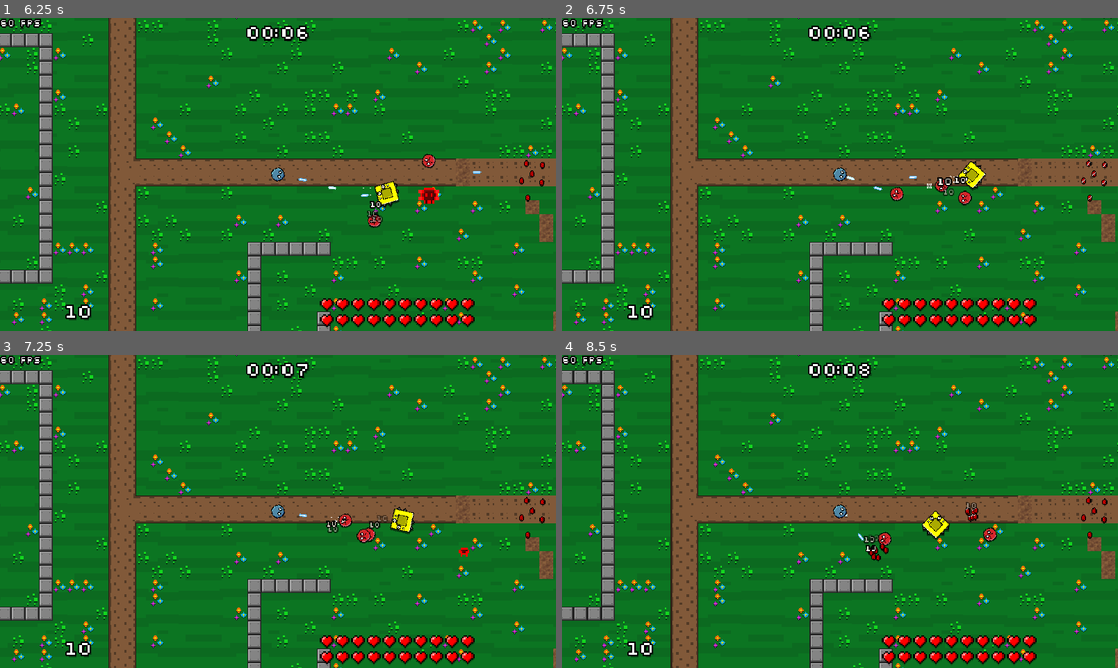
Above: before the commit, frames 1-4 (two rows, left to right).
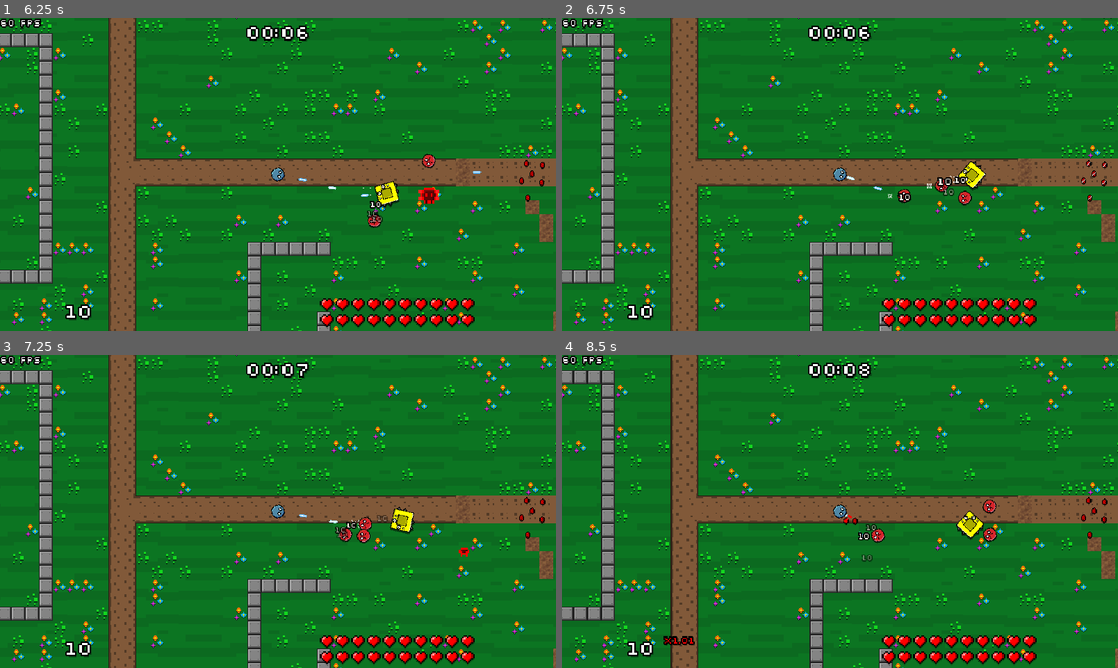
Above: after the commit, the same moments.

Repository: veprogames/top-down-incremental
Game: Godot game, scene res://level/level.tscn
The game is run twice, just before and just after one commit, with the same random seed, the same clock (stepped at 60 frames per second) and the same inputs.
Inputs (mouse positions are in pixels of both pictures, inside the frame that each line leads up to):
- Up to frame 1 (6.25 s): move the mouse to (305, 174) at 0.52 s; move the mouse to (250, 174) at 1.27 s; move the mouse to (289, 168) at 2.02 s; move the mouse to (272, 180) at 2.77 s; move the mouse to (316, 177) at 3.52 s; move the mouse to (233, 171) at 4.27 s; move the mouse to (283, 174) at 5.02 s; move the mouse to (255, 168) at 5.77 s
- Up to frame 2 (6.75 s): move the mouse to (867, 174) at 6.52 s
- Up to frame 3 (7.25 s): no input
- Up to frame 4 (8.5 s): move the mouse to (812, 511) at 7.27 s; move the mouse to (851, 505) at 8.02 s

Frame 1 is identical in both runs. In frame 2, 0.2% of the frame differs, in the area x 56-64%, y 50-60%; in frame 3, 0.4%; in frame 4, 1.3%, in the area x 18-79%, y 46-93%.

Commit message:
hopefully improve performance of detecting nearest enemy

Diff:
--- a/enemy/enemy.gd
+++ b/enemy/enemy.gd
@@ -134,6 +134,10 @@
 
 
 func _on_area_entered(area: Area2D) -> void:
+	var auto_aim_area: AutoAimArea = area as AutoAimArea
+	if auto_aim_area:
+		auto_aim_area.add_enemy(self)
+
 	var bullet: BulletPlayer = area as BulletPlayer
 	if bullet:
 		var sparkle: Sparkle = spawn_sparkle()
@@ -144,3 +148,9 @@
 		knockback_velocity += bullet.get_velocity().normalized() * 100
 		bullet.queue_free()
 		damage(bullet.damage)
+
+
+func _on_area_exited(area: Area2D) -> void:
+	var auto_aim_area: AutoAimArea = area as AutoAimArea
+	if auto_aim_area:
+		auto_aim_area.remove_enemy(self)
--- a/enemy/enemy.tscn
+++ b/enemy/enemy.tscn
@@ -4,7 +4,7 @@
 
 [node name="Enemy" type="Area2D"]
 collision_layer = 8
-collision_mask = 7
+collision_mask = 71
 monitorable = false
 script = ExtResource("1_kqjdg")
 
@@ -22,6 +22,7 @@
 rect = Rect2(-64, -64, 128, 128)
 
 [connection signal="area_entered" from="." to="." method="_on_area_entered"]
+[connection signal="area_exited" from="." to="." method="_on_area_exited"]
 [connection signal="body_entered" from="." to="." method="_on_body_entered"]
 [connection signal="screen_entered" from="VisibleOnScreenNotifier2D" to="." method="_on_visible_on_screen_notifier_2d_screen_entered"]
 [connection signal="screen_exited" from="VisibleOnScreenNotifier2D" to="." method="_on_visible_on_screen_notifier_2d_screen_exited"]
--- /dev/null
+++ b/player/auto_aim_area.gd
@@ -0,0 +1,34 @@
+class_name AutoAimArea
+extends Area2D
+
+var nearby_enemies: Array[Enemy] = []
+
+
+func _ready() -> void:
+	Events.enemy_died.connect(_on_enemy_died)
+
+
+func get_nearest_enemy() -> Enemy:
+	var smallest_dist: float = INF
+	var nearest: Enemy = null
+	for enemy: Enemy in nearby_enemies:
+		if not is_instance_valid(enemy):
+			continue
+
+		var dist: float = global_position.distance_squared_to(enemy.global_position)
+		if dist < smallest_dist:
+			nearest = enemy
+			smallest_dist = dist
+	return nearest
+
+
+func add_enemy(enemy: Enemy) -> void:
+	nearby_enemies.append(enemy)
+
+
+func remove_enemy(enemy: Enemy) -> void:
+	nearby_enemies.erase(enemy)
+
+
+func _on_enemy_died(enemy: Enemy) -> void:
+	remove_enemy(enemy)
--- /dev/null
+++ b/player/auto_aim_area.tscn
@@ -0,0 +1,15 @@
+[gd_scene load_steps=3 format=3 uid="uid://dnnhwber6xi1e"]
+
+[ext_resource type="Script" path="res://player/auto_aim_area.gd" id="1_05bgs"]
+
+[sub_resource type="CircleShape2D" id="CircleShape2D_5s6k7"]
+radius = 256.0
+
+[node name="AutoAimArea" type="Area2D"]
+collision_layer = 64
+collision_mask = 0
+monitoring = false
+script = ExtResource("1_05bgs")
+
+[node name="CollisionShape2D" type="CollisionShape2D" parent="."]
+shape = SubResource("CircleShape2D_5s6k7")
--- a/player/player.gd
+++ b/player/player.gd
@@ -25,12 +25,10 @@
 var max_hp: int = 20
 var hp: int
 
-var target_enemy: Enemy
-
 @export var player_damage: PlayerDamage
 
 @onready var bullet_pod_player: BulletPodPlayer = $BulletPodPlayer
-@onready var shape_cast_2d: ShapeCast2D = $ShapeCast2D
+@onready var auto_aim_area: AutoAimArea = $AutoAimArea
 
 
 func _ready() -> void:
@@ -72,25 +70,17 @@
 	invincibility_timer = maxf(0.0, invincibility_timer - delta)
 
 
-func get_target_enemy() -> Enemy:
-	for i: int in shape_cast_2d.get_collision_count():
-		var enemy: Enemy = shape_cast_2d.get_collider(i) as Enemy
-		if enemy:
-			return enemy
-	return null
-
-
-func get_shoot_angle() -> float:
-	if is_instance_valid(target_enemy):
-		return (target_enemy.global_position - global_position).angle()
+func get_shoot_angle(target: Enemy) -> float:
+	if is_instance_valid(target):
+		return (target.global_position - global_position).angle()
 	return rotation
 
 
 func shoot() -> void:
-	target_enemy = get_target_enemy()
+	var target: Enemy = auto_aim_area.get_nearest_enemy()
 	var bullet: BulletPlayer = bullet_pod_player.create_bullet()
-	bullet.rotation = get_shoot_angle()
-	bullet.target_enemy = target_enemy
+	bullet.rotation = get_shoot_angle(target)
+	bullet.target_enemy = target
 	owner.add_child(bullet)
 
 
--- a/player/player.tscn
+++ b/player/player.tscn
@@ -3,9 +3,7 @@
 [ext_resource type="Script" path="res://player/player.gd" id="1_ei65g"]
 [ext_resource type="Texture2D" uid="uid://bioi1y47skrq7" path="res://player/player.png" id="1_gynj0"]
 [ext_resource type="PackedScene" uid="uid://disa2umb2ec1l" path="res://bullet/player/bullet_pod_player.tscn" id="3_tc3r6"]
-
-[sub_resource type="CircleShape2D" id="CircleShape2D_mmred"]
-radius = 256.0
+[ext_resource type="PackedScene" uid="uid://dnnhwber6xi1e" path="res://player/auto_aim_area.tscn" id="4_0ijiv"]
 
 [sub_resource type="CircleShape2D" id="CircleShape2D_qfxhs"]
 radius = 8.0
@@ -16,14 +14,6 @@
 [node name="Player" type="CharacterBody2D" groups=["player"]]
 collision_mask = 14
 script = ExtResource("1_ei65g")
-
-[node name="ShapeCast2D" type="ShapeCast2D" parent="."]
-shape = SubResource("CircleShape2D_mmred")
-target_position = Vector2(0, 0)
-max_results = 1
-collision_mask = 8
-collide_with_areas = true
-collide_with_bodies = false
 
 [node name="Sprite2D" type="Sprite2D" parent="."]
 texture = ExtResource("1_gynj0")
@@ -41,6 +31,8 @@
 [node name="CollisionShape2D" type="CollisionShape2D" parent="Magnet"]
 shape = SubResource("CircleShape2D_c7tk4")
 
+[node name="AutoAimArea" parent="." instance=ExtResource("4_0ijiv")]
+
 [connection signal="died" from="." to="." method="_on_died"]
 [connection signal="gem_collected" from="." to="." method="_on_gem_collected"]
 [connection signal="took_damage" from="." to="." method="_on_took_damage"]
--- a/project.godot
+++ b/project.godot
@@ -53,6 +53,7 @@
 2d_physics/layer_4="Enemy"
 2d_physics/layer_5="Gem"
 2d_physics/layer_6="Magnet"
+2d_physics/layer_7="AutoAimArea"
 
 [physics]
 
